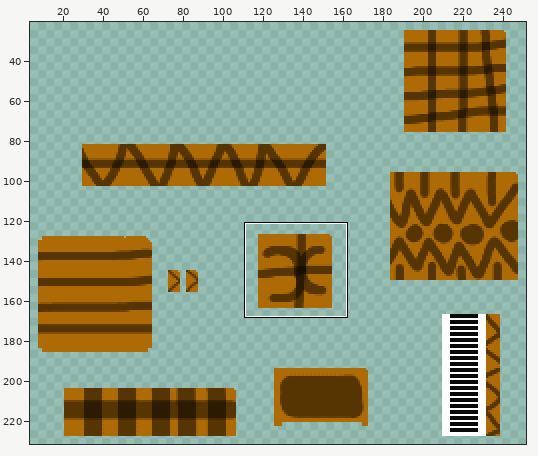
A sprite sheet gets an edit: Assets/Textures/Props/Piano.png. The picture above shows the old version from afar; the outline marks the close-up.
Close-up. First the earlier version:
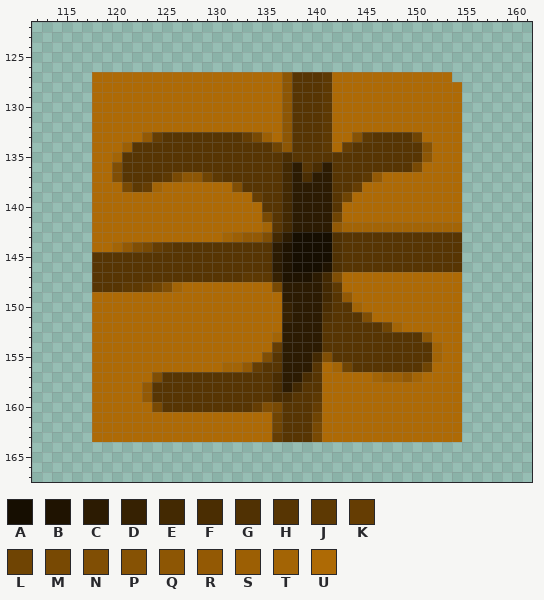
The file is 256x256 pixels. Colours within 5 levels of each other are drawn and written as one. Shown: x 112..161, y 122..167. The wide view leaves out empty margins.
Palette (. is transparent): A #160e01  B #1f1301  C #2c1b02  D #362102  E #432902  F #4a2d02  G #503103  H #573503  J #5d3903  K #653d03  L #6f4403  M #784903  N #804e04  P #865204  Q #8d5604  R #935904  S #9c5f04  T #a36405  U #ae6a05
Pixels before, first column x 118:
127 UUUUUUUUUUUUUUUUUUUQHHHJUUUUUUUUUUUU.
128 UUUUUUUUUUUUUUUUUUUQHHHJUUUUUUUUUUUUU
129 UUUUUUUUUUUUUUUUUUUQHHHJUUUUUUUUUUUUU
130 UUUUUUUUUUUUUUUUUUUQHHHJUUUUUUUUUUUUU
131 UUUUUUUUUUUUUUUUUUUQHHHJUUUUUUUUUUUUU
132 UUUUUUUUUUUUUUUUUUUQHHHJUUUUUUUUUUUUU
133 UUUUURKHHHHHHHHKMSUQHHHJUUPJHHHHLUUUU
134 UUUSHHHHHHHHHHHHHHLQHHHJUKHHHHHHHPUUU
135 UUTHHHHHHHHHHHHHHHHFHHHHHHHHHHHHHQUUU
136 UUNHHHHHHHHHHHHHHHHECHFCHHHHHHHHMUUUU
137 UUNHHHHJMQQLJHHHHHHECFCCHHHJRUUUUUUUU
138 UUUMJKTUUUUUUUNHHHHECCCCHHKUUUUUUUUUU
139 UUUUUUUUUUUUUUUUKHHECCCCHLUUUUUUUUUUU
140 UUUUUUUUUUUUUUUUUHHECCCCHUUUUUUUUUUUU
141 UUUUUUUUUUUUUUUUUMHECCCCLUUUUUUUUUUUU
142 UUUUUUUUUUUUUUUUUTHECCCCRTTTTTTTTTTTT
143 UUUUUUUUUUUUUTSRRNECAAAAGHHHHHHHHHHHH
144 UUTRNMKJHHHHHHHHHHCBAAAAGHHHHHHHHHHHH
145 HHHHHHHHHHHHHHHHHHCBAAAAGHHHHHHHHHHHH
146 HHHHHHHHHHHHHHHHHHCBAAABGHHHHHHHHHHHH
147 HHHHHHHHHHHHHHHJJJDBBBCENUUUUUUUUUUUU
148 HHHJJKLNTUUUUUUUUUMCCCCEJUUUUUUUUUUUU
149 UUUUUUUUUUUUUUUUUUUCCCCEHRUUUUUUUUUUU
150 UUUUUUUUUUUUUUUUUUUDCCCFHHTUUUUUUUUUU
151 UUUUUUUUUUUUUUUUUUUDCCCGHHHNUUUUUUUUU
152 UUUUUUUUUUUUUUUUUUUCCCCHHHHHHLTUUUUUU
153 UUUUUUUUUUUUUUUUUUTCCCCHHHHHHHHHHQUUU
154 UUUUUUUUUUUUUUUUUUKCCCCHHHHHHHHHHHTUU
155 UUUUUUUUUUUUUUUUUNHCCCENHHHHHHHHHHTUU
156 UUUUUUUUUUUUUTTRKHHCCCHUTLHHHHHHHLUUU
157 UUUUUUNHHHHHHHHHHHFCCFHUUUUUTSSRTUUUU
158 UUUUURHHHHHHHHHHHHFCEHHUUUUUUUUUUUUUU
159 UUUUURHHHHHHHHHHHHFFHHJUUUUUUUUUUUUUU
160 UUUUUUMHHHHHHHHHKNMHHHKUUUUUUUUUUUUUU
161 UUUUUUUUUUUUUUUUUULHHHLUUUUUUUUUUUUUU
162 UUUUUUUUUUUUUUUUUULHHHMUUUUUUUUUUUUUU
163 UUUUUUUUUUUUUUUUUUKHHHMUUUUUUUUUUUUUU
And afterwards:
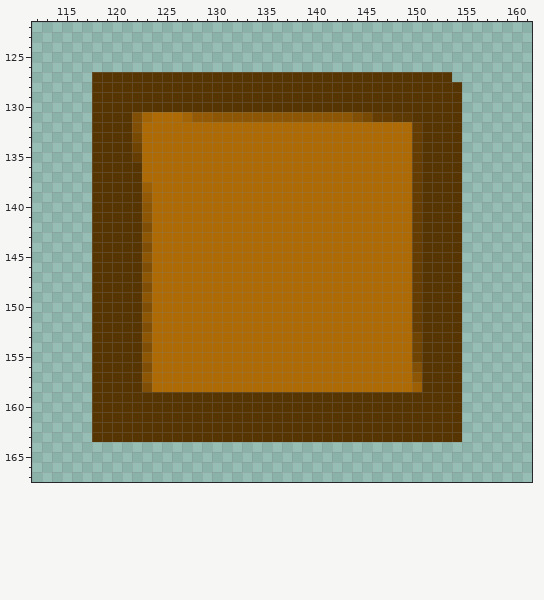
Change:
Changed rows in their new state; - is an unchanged pixel.
first column x 118:
127 HHHHHHHHHHHHHHHHHHHH---HHHHHHHHHHHHH-
128 HHHHHHHHHHHHHHHHHHHH---HHHHHHHHHHHHHH
129 HHHHHHHHHHHHHHHHHHHH---HHHHHHHHHHHHHH
130 HHHHHHHHHHHHHHHHHHHH---HHHHHHHHHHHHHH
131 HHHHNT---TRRQQQQQQQ-QQQQQQNMKKJJHHHHH
132 HHHHN--------------UUUUU--------KHHHH
133 HHHHMUUUUUUUUUUUUU-UUUUU--UUUUUUKHHHH
134 HHHHLUUUUUUUUUUUUUUUUUUU-UUUUUUUKHHHH
135 HHH-KUUUUUUUUUUUUUUUUUUUUUUUUUUUKHHHH
136 HHH--UUUUUUUUUUUUUUUUUUUUUUUUUUUKHHHH
137 HHH--UUUUUUUUUUUUUUUUUUUUUUUU---KHHHH
138 HHHHHSU-------UUUUUUUUUUUUU-----KHHHH
139 HHHHHR----------UUUUUUUUUU------KHHHH
140 HHHHHQ-----------UUUUUUUU-------KHHHH
141 HHHHHQ-----------UUUUUUUU-------KHHHH
142 HHHHHN-----------UUUUUUUUUUUUUUUKHHHH
143 HHHHHQ-------UUUUUUUUUUUUUUUUUUUK----
144 HHHHHNUUUUUUUUUUUUUUUUUUUUUUUUUUK----
145 -----QUUUUUUUUUUUUUUUUUUUUUUUUUUK----
146 -----NUUUUUUUUUUUUUUUUUUUUUUUUUUK----
147 -----QUUUUUUUUUUUUUUUUUUU-------KHHHH
148 ---HHNUUU---------UUUUUUU-------KHHHH
149 HHHHHQ-------------UUUUUUU------KHHHH
150 HHHHHN-------------UUUUUUUU-----KHHHH
151 HHHHHQ-------------UUUUUUUUU----KHHHH
152 HHHHHN-------------UUUUUUUUUUUU-KHHHH
153 HHHHHQ------------UUUUUUUUUUUUUULHHHH
154 HHHHHN------------UUUUUUUUUUUUUUL-HHH
155 HHHHHQ-----------UUUUUUUUUUUUUUUL-HHH
156 HHHHHN-------UUUUUUUUUU-UUUUUUUUNHHHH
157 HHHHHQUUUUUUUUUUUUUUUUU-----UUUUQHHHH
158 HHHHHNUUUUUUUUUUUUUUUUU---------SHHHH
159 HHHHHH------------HH--HHHHHHHHHHHHHHH
160 HHHHHHH---------HHH---HHHHHHHHHHHHHHH
161 HHHHHHHHHHHHHHHHHHH---HHHHHHHHHHHHHHH
162 HHHHHHHHHHHHHHHHHHH---HHHHHHHHHHHHHHH
163 HHHHHHHHHHHHHHHHHHH---HHHHHHHHHHHHHHH
